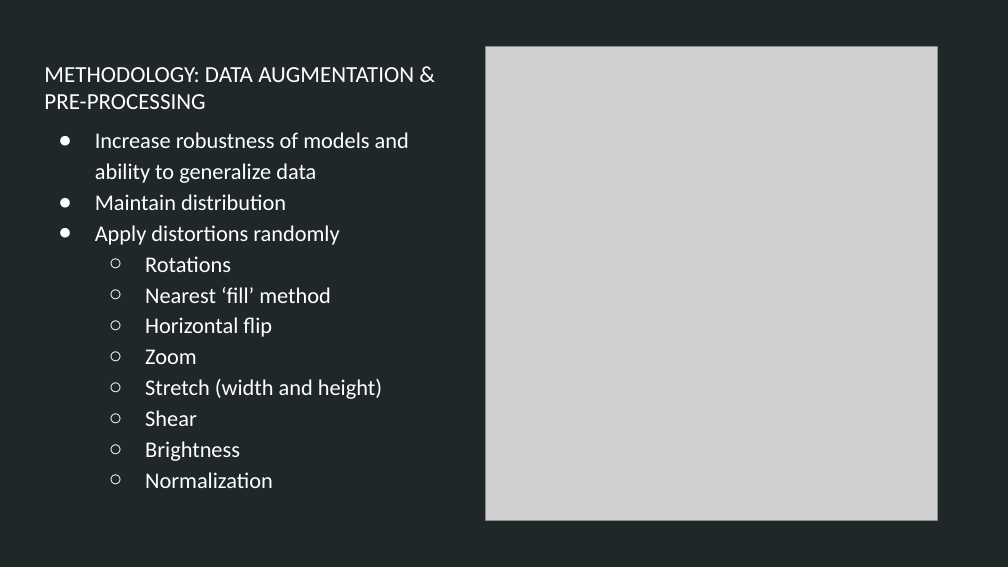
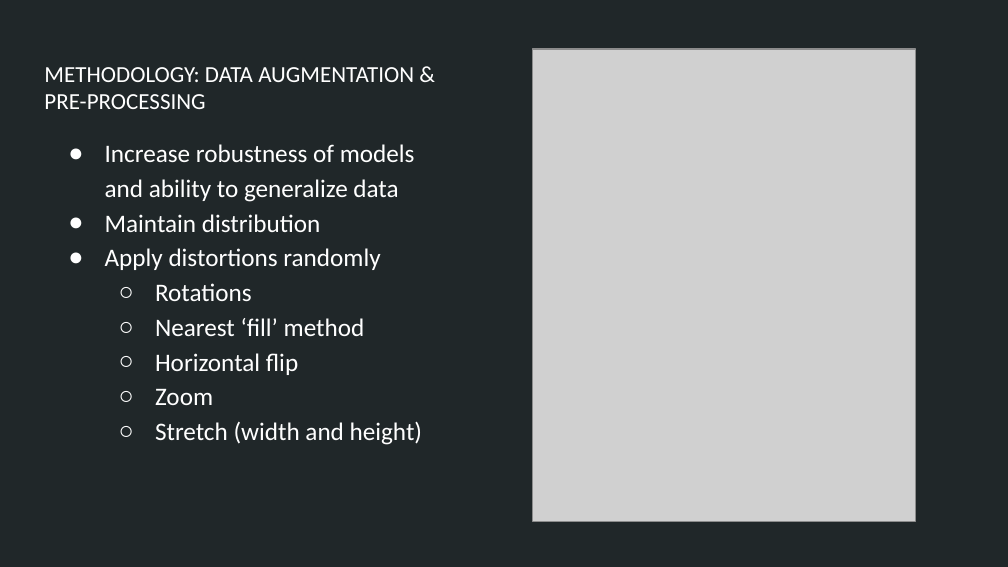
Before and after one commit to justinepicar/Art_Style_Classification, a slide deck: slide 12 of presentation/Art_Classification_ppt.pptx (slide 10 before the commit). Drawn at 1008x567 pixels with LibreOffice and Linux fonts; fonts in the diff are those of the drawing; grey boxes stand for pictures. Boxes give left, top, right and bottom in pixels: in the first picture for what was removed or moved away, otherwise in the second. Text is boxed around its words. In the diff, an @@ line names an element or a change of style, - is before the commit and + after.

```diff
--- a/presentation/Art_Classification_ppt.pptx
+++ b/presentation/Art_Classification_ppt.pptx
@@ picture resized from (x1=486, y1=46, x2=938, y2=520) to (x1=532, y1=49, x2=915, y2=521) @@
@@ text "Increase robustness of models and ..." moved from (x1=95, y1=132, x2=409, y2=488) to (x1=105, y1=144, x2=422, y2=445) @@
@@ text "Increase robustness of models and ..." at (x1=105, y1=144, x2=422, y2=445): size 16 to 18 pt @@
@@ text at (x1=145, y1=410, x2=273, y2=488): paragraphs removed @@
-  ○ Shear
-  ○ Brightness
-  ○ Normalization
```
Also in this commit, not shown: 8 other slides changed, 5 slides added, 7 other files.
